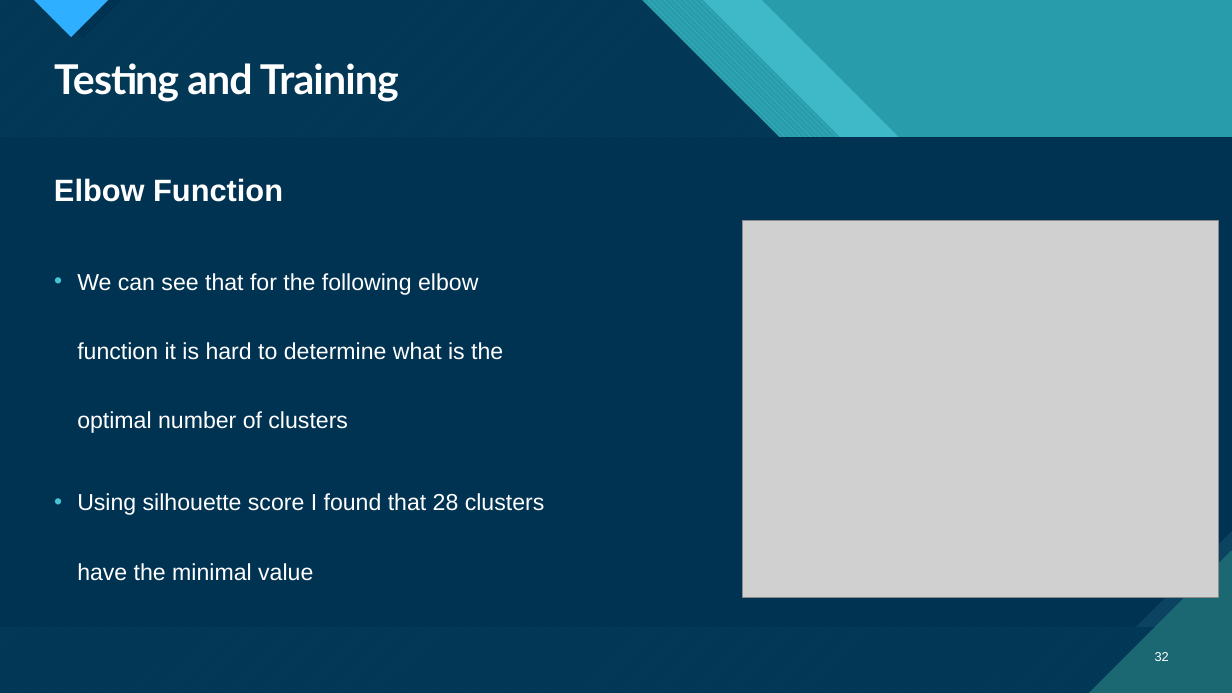
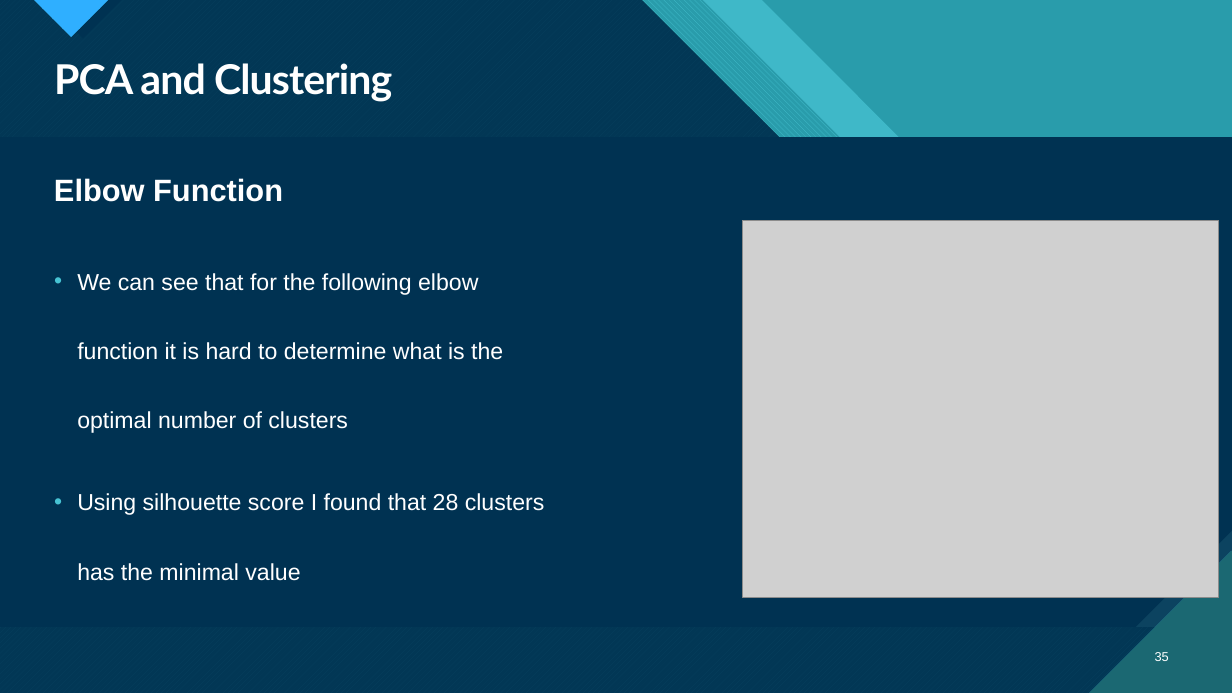
Before and after one commit to DoronF3/School-Projects, a slide deck: slide 35 of Data Science/Data Science Final Project.pptx (slide 32 before the commit). Drawn at 1232x693 pixels with LibreOffice and Linux fonts; fonts in the diff are those of the drawing; grey boxes stand for pictures. Boxes give left, top, right and bottom in pixels: in the first picture for what was removed or moved away, otherwise in the second. Text is boxed around its words. In the diff, an @@ line names an element or a change of style, - is before the commit and + after.

```diff
--- a/Data Science/Data Science Final Project.pptx
+++ b/Data Science/Data Science Final Project.pptx
@@ title at bbox=[54, 63, 392, 102]: text changed @@
-Testing and Training
+PCA and Clustering
@@ text at bbox=[77, 493, 545, 581]: text changed @@
-• Using silhouette score I found that 28 clusters have the minimal value
+• Using silhouette score I found that 28 clusters has the minimal value
@@ page number at bbox=[1155, 652, 1169, 661]: text changed @@
-32
+35
```
Also in this commit, not shown: 21 other slides changed, 5 slides added, 8 slides removed, 2 other files.
